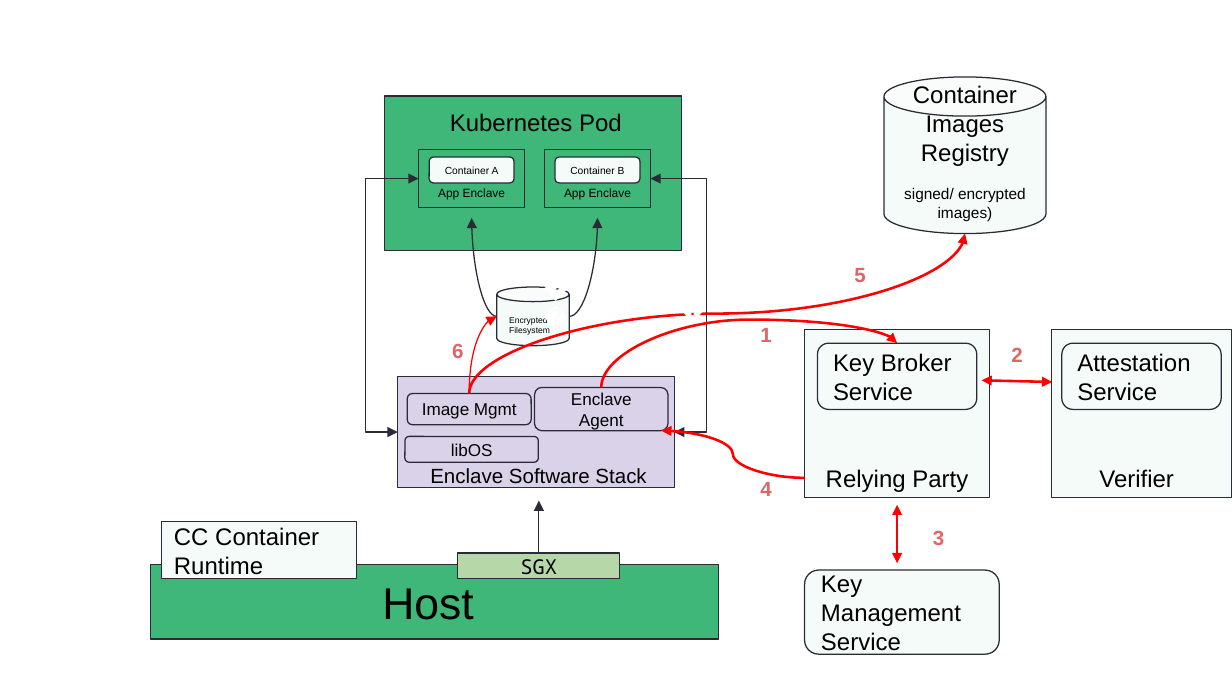
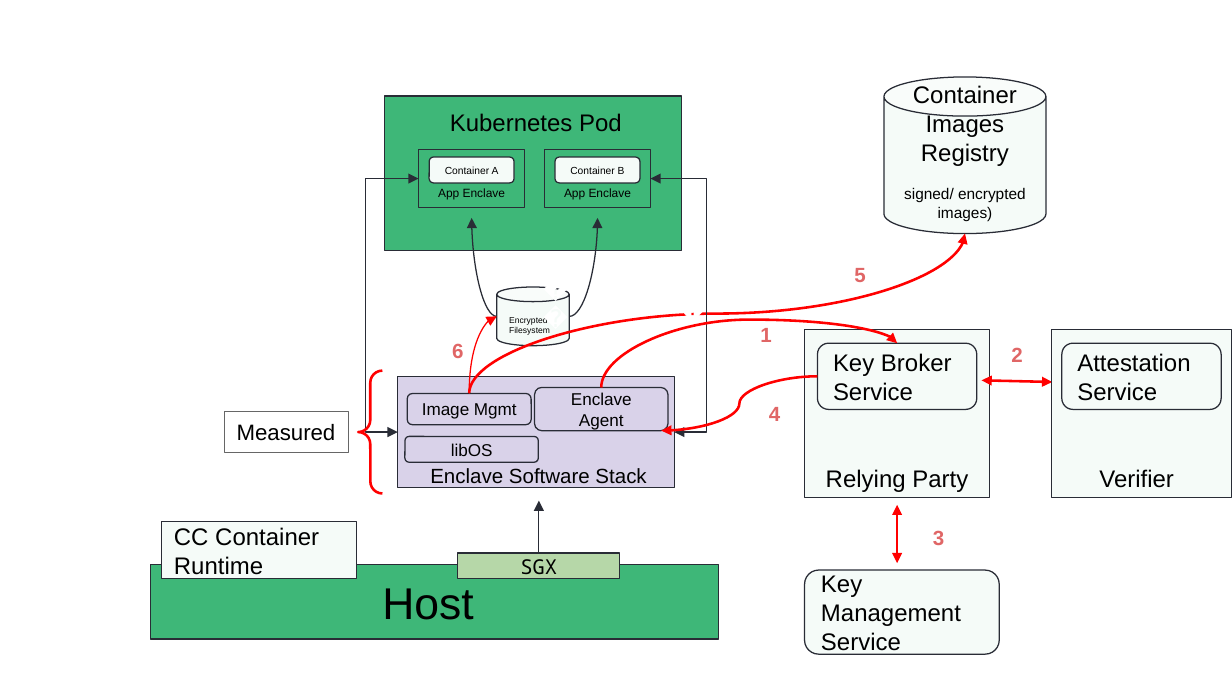
Before and after one commit to confidential-containers/confidential-containers, a slide deck: slide 1 of architecture_diagrams.pptx. Drawn at 1232x693 pixels with LibreOffice and Linux fonts; fonts in the diff are those of the drawing. Boxes give left, top, right and bottom in pixels: in the first picture for what was removed or moved away, otherwise in the second. Text is boxed around its words. In the diff, an @@ line names an element or a change of style, - is before the commit and + after.

```diff
--- a/architecture_diagrams.pptx
+++ b/architecture_diagrams.pptx
@@ left brace added at [359,371,383,494], outline #FF0000 1.5 pt @@
@@ curved arrow moved from (804, 478) - (662, 431) to (818, 376) - (662, 431) @@
@@ text "4": place and size @@
-text "4" at [760,482,771,496]
+text "4" at [769,407,780,421]
@@ rectangle added at [224,411,349,452], outline #666666 0.75 pt, 13 pt, text #000000 @@
+Measured
@@ text "🔑": place and size @@
-text "🔑" at [700,455,743,500]
+text "🔑" at [710,409,753,455]
```
Also in this commit, not shown: 4 other slides changed, 3 slides added, 1 slide removed, 8 other files.
